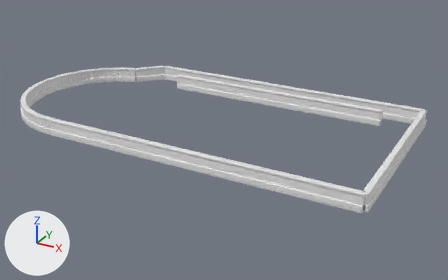
The glTF model web/public/models/pinball/table_walls.glb as it was, and as the next commit left it.
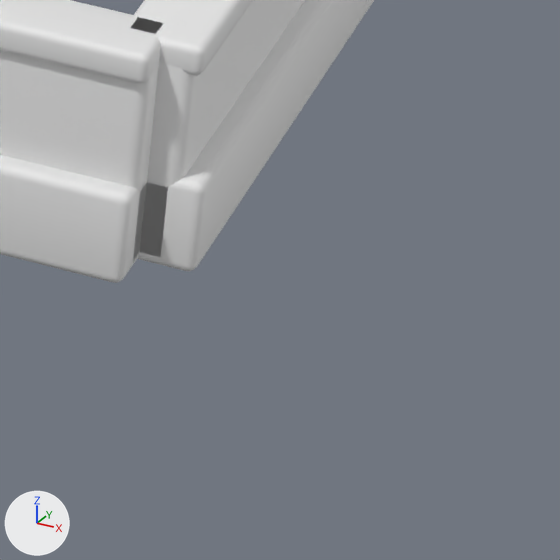
The first picture shows the older version from a camera (50 mm lens) standing at (0.826, -1.386, 0.651) and looking at (0.062, 0.004, -0.044). The close-ups show the older and then the newer version on the part from 78% to 89% of the width and 68% to 85% of the height of that picture. Only the edits that show in the close-ups are written down. The axes (+X, +Y, +Z) are drawn at lower left. The lights are the same throughout.

In view in the first close-up: 'OuterLeftBody', 'OuterLeftCap', 'OuterLeftPlinth', 'OuterNearBody', 'OuterNearCap', 'OuterNearPlinth'.
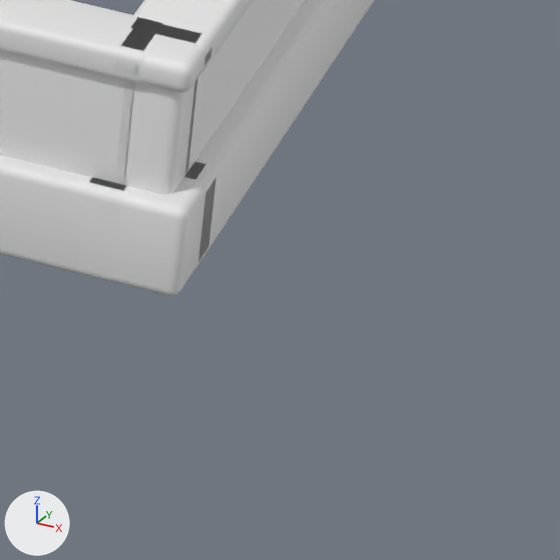
Where the change shows, as pixel boxes [x1, y1, x2, y2] in the close-ups (560 x 560 px):
```json
{"object": "JointsPlinth", "change": "added", "after": [77, 162, 216, 296]}
{"object": "JointsBody", "change": "added", "after": [115, 81, 197, 194]}
{"object": "JointsCap", "change": "added", "after": [115, 19, 212, 92]}
```

Edits to the scene script, one JSON object a line:
```json
{"op": "add", "block": "me_cube_160", "code": ["me_cube_160 = bpy.data.meshes.new('Cube.160')", "me_cube_160.from_pydata(...)  # 760 vertices, 1500 faces; spans x -0.388..0.55, y -0.28..0.28, z 0.0..0.018"]}
{"op": "add", "block": "me_cube_170", "code": ["me_cube_170 = bpy.data.meshes.new('Cube.170')", "me_cube_170.from_pydata(...)  # 760 vertices, 1500 faces; spans x -0.385..0.548, y -0.278..0.278, z 0.038..0.044"]}
{"op": "add", "block": "me_cube_165", "code": ["me_cube_165 = bpy.data.meshes.new('Cube.165')", "me_cube_165.from_pydata(...)  # 760 vertices, 1500 faces; spans x -0.384..0.546, y -0.276..0.276, z 0.0..0.042"]}
{"op": "add", "block": "ob_jointsplinth", "code": ["ob_jointsplinth = bpy.data.objects.new('JointsPlinth', me_cube_160)", "ob_jointsplinth.location = (0.0, 0.0, 0.0)"]}
{"op": "add", "block": "ob_jointscap", "code": ["ob_jointscap = bpy.data.objects.new('JointsCap', me_cube_170)", "ob_jointscap.location = (0.0, 0.0, 0.0)"]}
{"op": "add", "block": "ob_jointsbody", "code": ["ob_jointsbody = bpy.data.objects.new('JointsBody', me_cube_165)", "ob_jointsbody.location = (0.0, 0.0, 0.0)"]}
```
